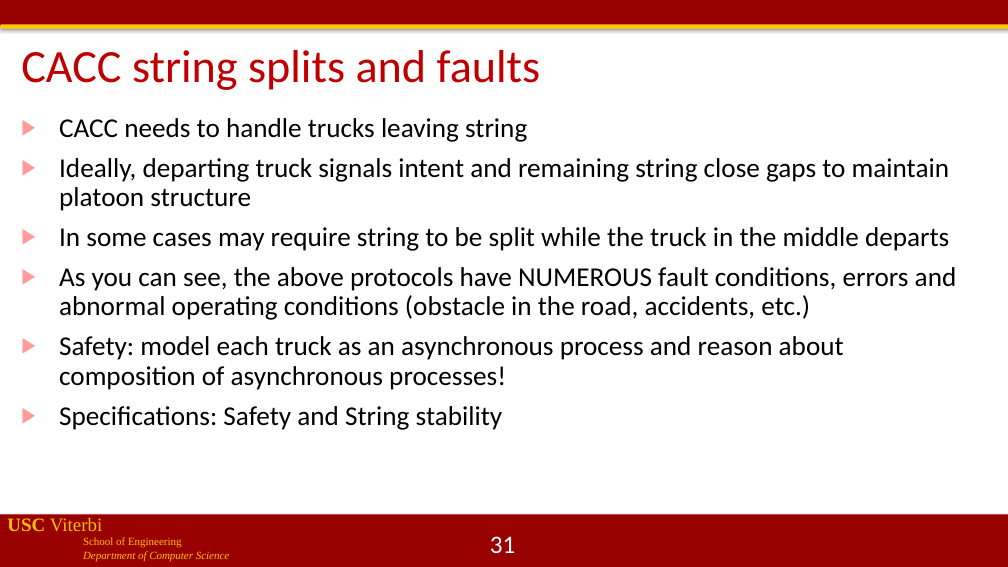
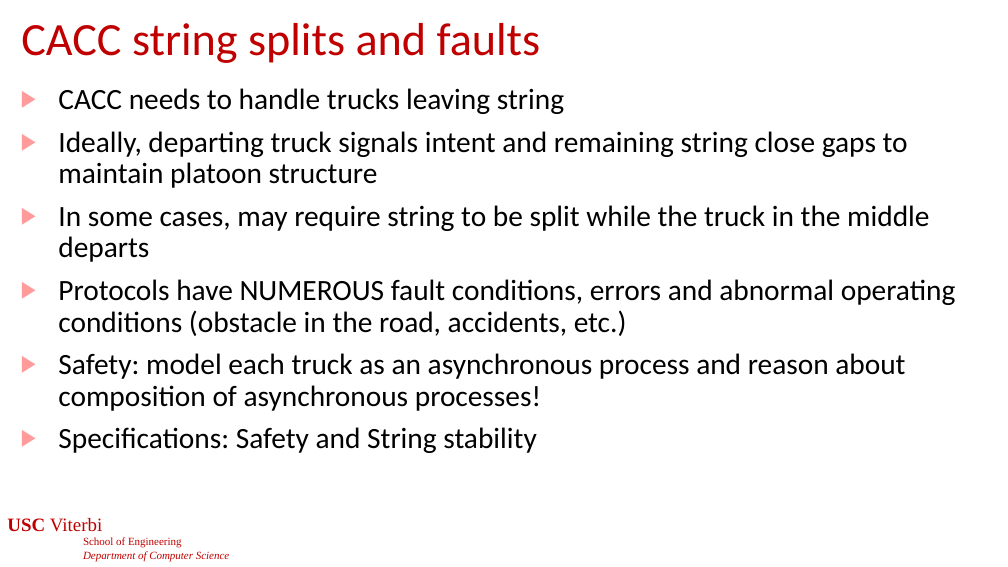
Before and after one commit to jdeshmukh/jdeshmukh.github.io, a slide deck: slide 31 of teaching/cs513slides/lecture13-communication-and-security.pptx. Drawn at 1008x567 pixels with LibreOffice and Linux fonts; fonts in the diff are those of the drawing; background and template pictures are left out. Boxes give left, top, right and bottom in pixels: in the first picture for what was removed or moved away, otherwise in the second. Text is boxed around its words. In the diff, an @@ line names an element or a change of style, - is before the commit and + after.

```diff
--- a/teaching/cs513slides/lecture13-communication-and-security.pptx
+++ b/teaching/cs513slides/lecture13-communication-and-security.pptx
@@ rectangle removed at [0, 0, 1008, 25] @@
@@ rectangle removed at [1, 24, 1008, 29] @@
@@ title "CACC string splits and faults": place and size @@
-title "CACC string splits and faults" at [21, 50, 541, 90]
+title "CACC string splits and faults" at [21, 23, 541, 63]
@@ text "CACC needs to handle trucks ...": place and size @@
-text "CACC needs to handle trucks ..." at [59, 118, 957, 430]
+text "CACC needs to handle trucks ..." at [58, 88, 956, 453]
@@ text at [58, 88, 908, 453]: size 25.9 to 28 pt in "CACC needs to handle trucks leaving string", "Ideally, departing truck signals intent and remaining ...", "Safety: model each truck as an asynchronous ...", "Specifications: Safety and String stability" @@
@@ text at [58, 205, 956, 336]: text changed; size 25.9 to 28 pt @@
-▶ In some cases may require string to be split while the truck in the middle departs
-▶ As you can see, the above protocols have NUMEROUS fault conditions, errors and abnormal operating conditions (obstacle in the road, accidents, etc.)
+▶ In some cases, may require string to be split while the truck in the middle departs
+▶ Protocols have NUMEROUS fault conditions, errors and abnormal operating conditions (obstacle in the road, accidents, etc.)
@@ text "USC Viterbi" at [7, 518, 229, 561]: text colour #FFC000 to #C00000 @@
@@ rectangle removed at [0, 515, 1008, 567] @@
```
Also in this commit, not shown: 65 other slides changed, 2 slides added, 2 slides removed, 4 other files.
